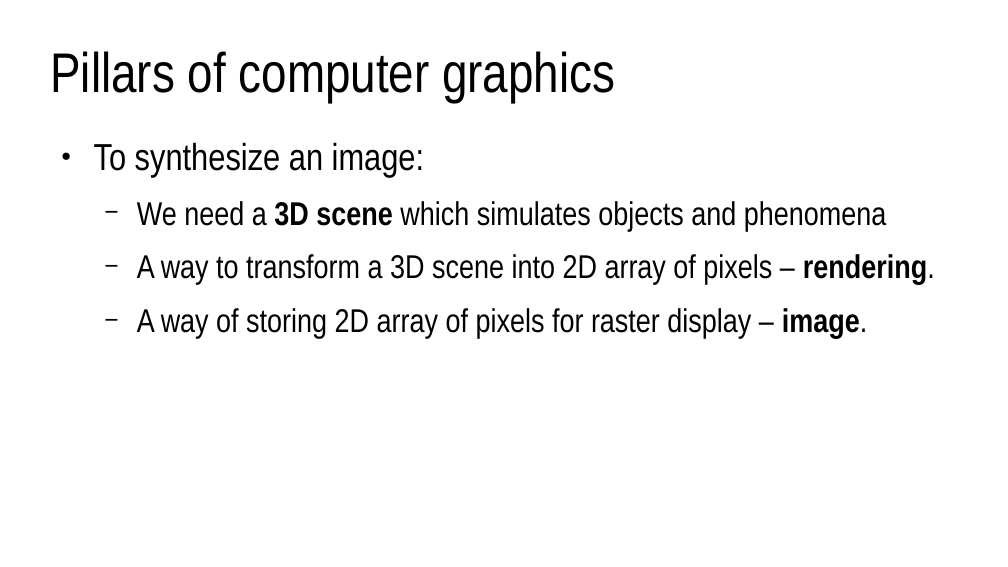
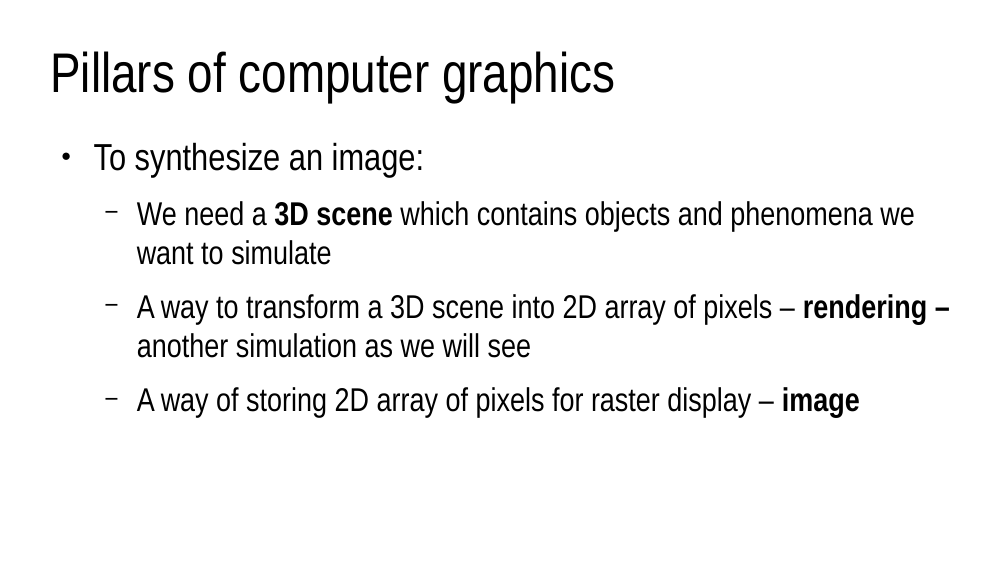
Before and after one commit to lorentzo/IntroductionToComputerGraphics, a slide deck: slide 4 of lectures/2_overview_computer_image_generation/computer_image_generation_overview.odp. Drawn at 1008x567 pixels with LibreOffice and Linux fonts; fonts in the diff are those of the drawing. Boxes give left, top, right and bottom in pixels: in the first picture for what was removed or moved away, otherwise in the second. Text is boxed around its words. In the diff, an @@ line names an element or a change of style, - is before the commit and + after.

```diff
--- a/lectures/2_overview_computer_image_generation/computer_image_generation_overview.odp
+++ b/lectures/2_overview_computer_image_generation/computer_image_generation_overview.odp
@@ text at [137,201,927,417]: text changed @@
-  − We need a 3D scene which simulates objects and phenomena
-  − A way to transform a 3D scene into 2D array of pixels – rendering.
-  − A way of storing 2D array of pixels for raster display – image.
+  − We need a 3D scene which contains objects and phenomena we want to simulate
+  − A way to transform a 3D scene into 2D array of pixels – rendering – another simulation as we will see
+  − A way of storing 2D array of pixels for raster display – image
```
Also in this commit, not shown: 7 other slides changed, 8 slides added, 2 other files.
